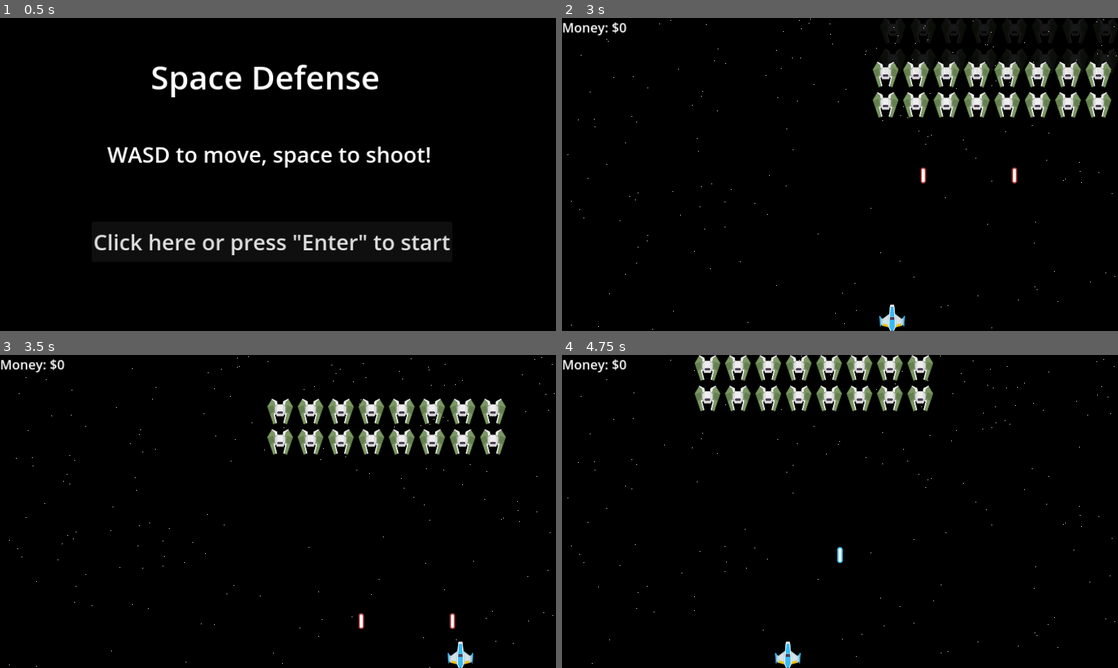
Above: before the commit, frames 1-4 (two rows, left to right).
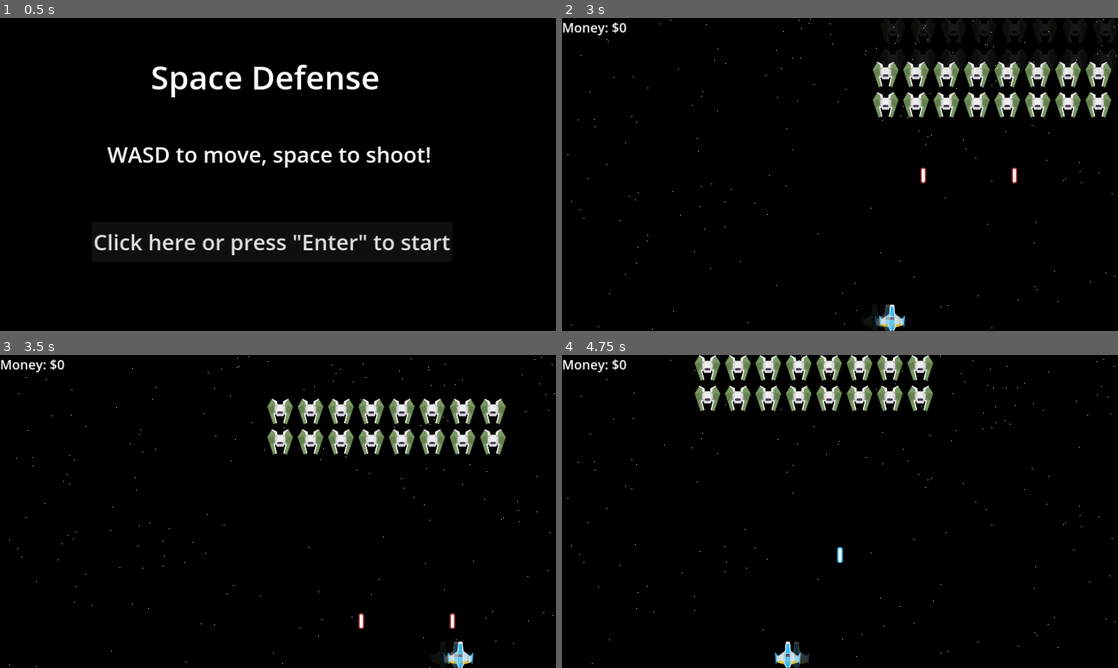
Above: after the commit, the same moments.

Repository: michael-j-coyne/space-defense
Game: Godot game, scene res://scenes/main.tscn
The game is run twice, just before and just after one commit, with the same random seed, the same clock (stepped at 60 frames per second) and the same inputs.
Inputs (mouse positions are in pixels of both pictures, inside the frame that each line leads up to):
- Up to frame 1 (0.5 s): no input
- Up to frame 2 (3 s): click "Click here or press 'Enter' t…" at 0.5 s; tap Enter (ui_accept) at 1.25 s; drag from (595, 27) to (840, 318) at 1.27 s; drag from (728, 190) to (840, 318) at 2.02 s; move the mouse to (895, 105) at 2.77 s; hold Right (ui_right) from 2.78 s (still down); tap Alt at 2.85 s
- Up to frame 3 (3.5 s): keep holding Right (ui_right)
- Up to frame 4 (4.75 s): release Right (ui_right) at 3.5 s; drag from (812, 574) to (840, 411) at 3.52 s; tap Enter (ui_accept) at 4.25, 4.52 s; move the mouse to (1006, 558) at 4.27 s; hold Left (ui_left) from 4.28 s (still down); hold Space (shoot) from 4.28 s (still down)

Frame 1 is identical in both runs. In frame 2, 0.2% of the frame differs, in the area x 56-61%, y 91-100%; in frame 3, 0.2%; in frame 4, 0.2%, in the area x 39-45%, y 91-100%.

Commit message:
Leave trail of afterimages when player moves

Diff:
--- a/scenes/player.tscn
+++ b/scenes/player.tscn
@@ -6,6 +6,7 @@
 [ext_resource type="PackedScene" uid="uid://r7ndw7tqx7xk" path="res://components/hitbox_component.tscn" id="5_frb1s"]
 [ext_resource type="PackedScene" uid="uid://dq6hexvixj5ul" path="res://scenes/projectiles/player_projectiles/blue_laser.tscn" id="6_rysiu"]
 [ext_resource type="PackedScene" uid="uid://ddvxmqonaaa7d" path="res://components/health_component.tscn" id="6_v3it2"]
+[ext_resource type="PackedScene" uid="uid://sn70lkdemsjc" path="res://components/after_image_component.tscn" id="7_5mev7"]
 
 [node name="Player" type="Node2D"]
 position = Vector2(0, 690)
@@ -30,3 +31,10 @@
 
 [node name="CollisionPolygon2D" type="CollisionPolygon2D" parent="HitboxComponent"]
 polygon = PackedVector2Array(12.5, -34.9, 16.2, -14.5, 17.1, -14.5, 35.8, -2.7, 42.6, -10.5, 49.3, -10.5, 49.5, 24.7, 4 …(283 unchanged characters)…
+
+[node name="Timer" type="Timer" parent="."]
+
+[node name="AfterImageComponent" parent="." node_paths=PackedStringArray("sprite") instance=ExtResource("7_5mev7")]
+frequency = 0.05
+fadeout_time = 0.1
+sprite = NodePath("../Sprite2D")
Not shown: 1 places in scenes/player.tscn that only renumber resources
